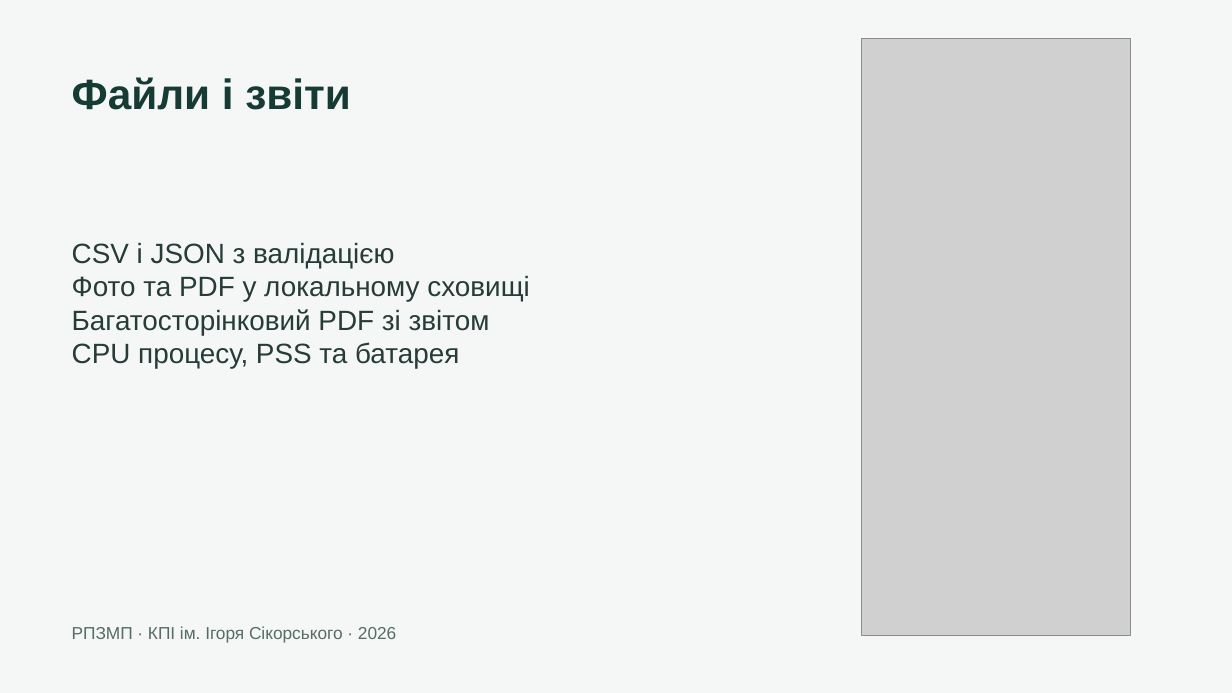
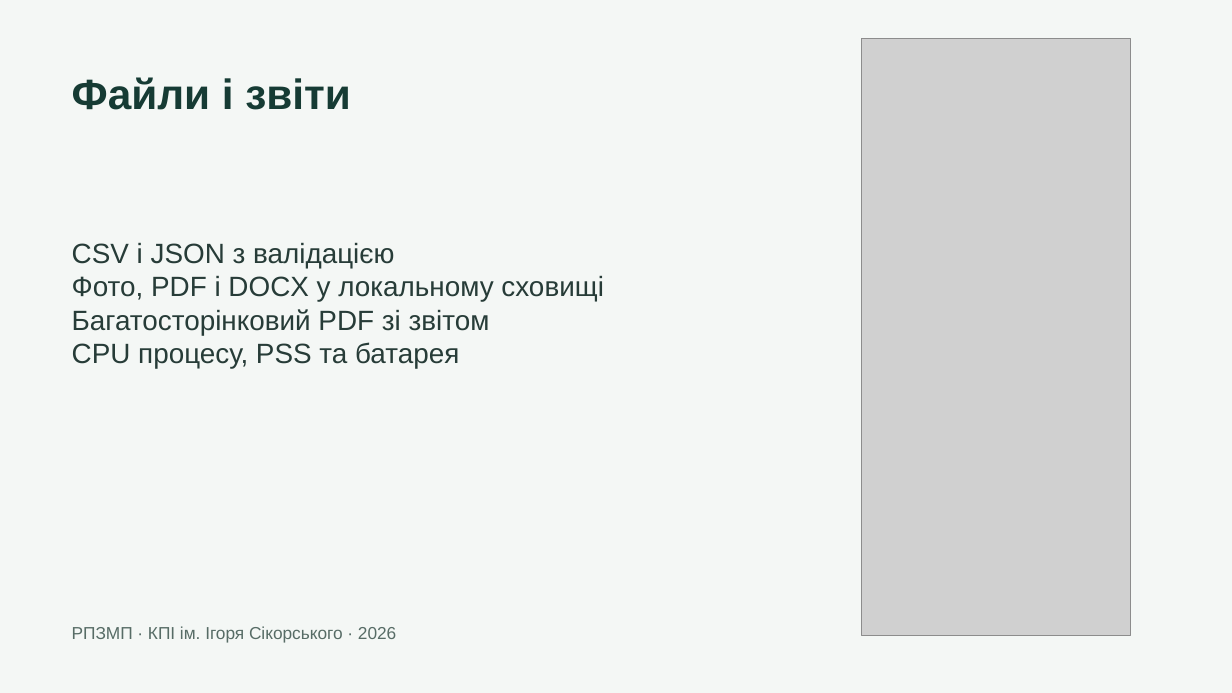
Before and after one commit to VladHume/PW06_TV-32_Humeniuk_Vladyslav, a slide deck: slide 6 of report/Презентація_РПЗМП_Варіант4.pptx. Drawn at 1232x693 pixels with LibreOffice and Linux fonts; fonts in the diff are those of the drawing; grey boxes stand for pictures. Boxes give left, top, right and bottom in pixels: in the first picture for what was removed or moved away, otherwise in the second. Text is boxed around its words. In the diff, an @@ line names an element or a change of style, - is before the commit and + after.

```diff
--- a/report/Презентація_РПЗМП_Варіант4.pptx
+++ b/report/Презентація_РПЗМП_Варіант4.pptx
@@ text at <box>72,275,604,302</box>: text changed @@
-Фото та PDF у локальному сховищі
+Фото, PDF і DOCX у локальному сховищі
```
Also in this commit, not shown: 2 other slides changed, 1 slide added, 58 other files.
